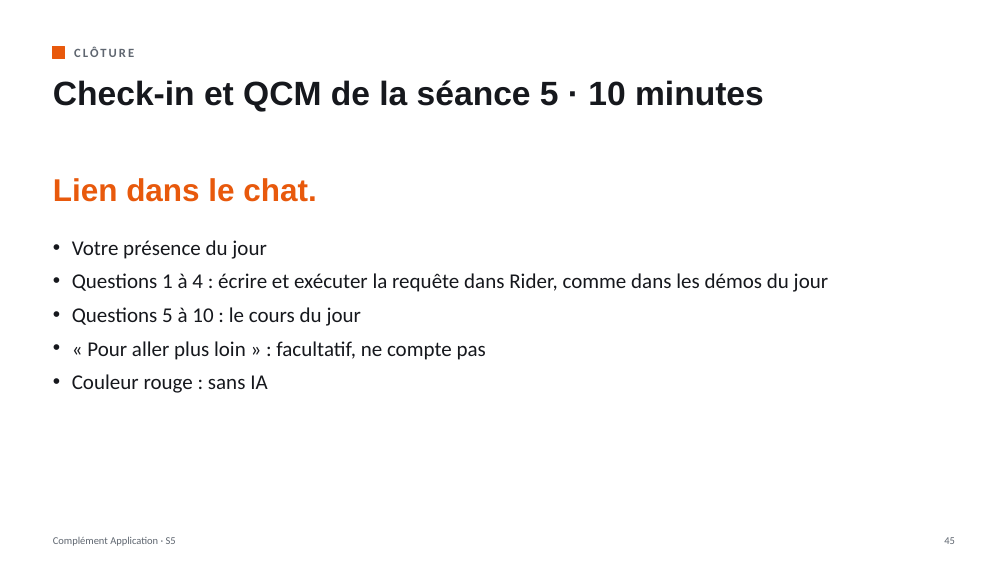
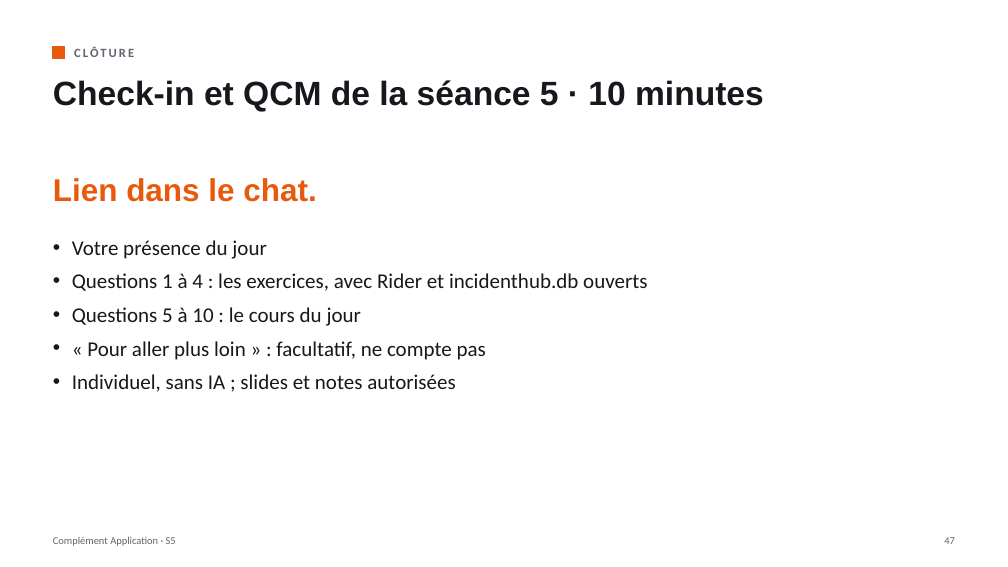
Before and after one commit to lle-condorcet/condorcet-2027, a slide deck: slide 47 of slides/LLE_CA_S05_Des_donnees_au_Web.pptx (slide 45 before the commit). Drawn at 1008x567 pixels with LibreOffice and Linux fonts; fonts in the diff are those of the drawing. Boxes give left, top, right and bottom in pixels: in the first picture for what was removed or moved away, otherwise in the second. Text is boxed around its words. In the diff, an @@ line names an element or a change of style, - is before the commit and + after.

```diff
--- a/slides/LLE_CA_S05_Des_donnees_au_Web.pptx
+++ b/slides/LLE_CA_S05_Des_donnees_au_Web.pptx
@@ text at box(72, 273, 647, 291): text changed @@
-• Questions 1 à 4 : écrire et exécuter la requête dans Rider, comme dans les démos du jour
+• Questions 1 à 4 : les exercices, avec Rider et incidenthub.db ouverts
@@ text at box(72, 374, 456, 392): text changed @@
-• Couleur rouge : sans IA
+• Individuel, sans IA ; slides et notes autorisées
@@ text at box(944, 537, 955, 544): text changed @@
-45
+47
```
Also in this commit, not shown: 32 other slides changed, 3 slides added, 1 slide removed, 8 other files.
